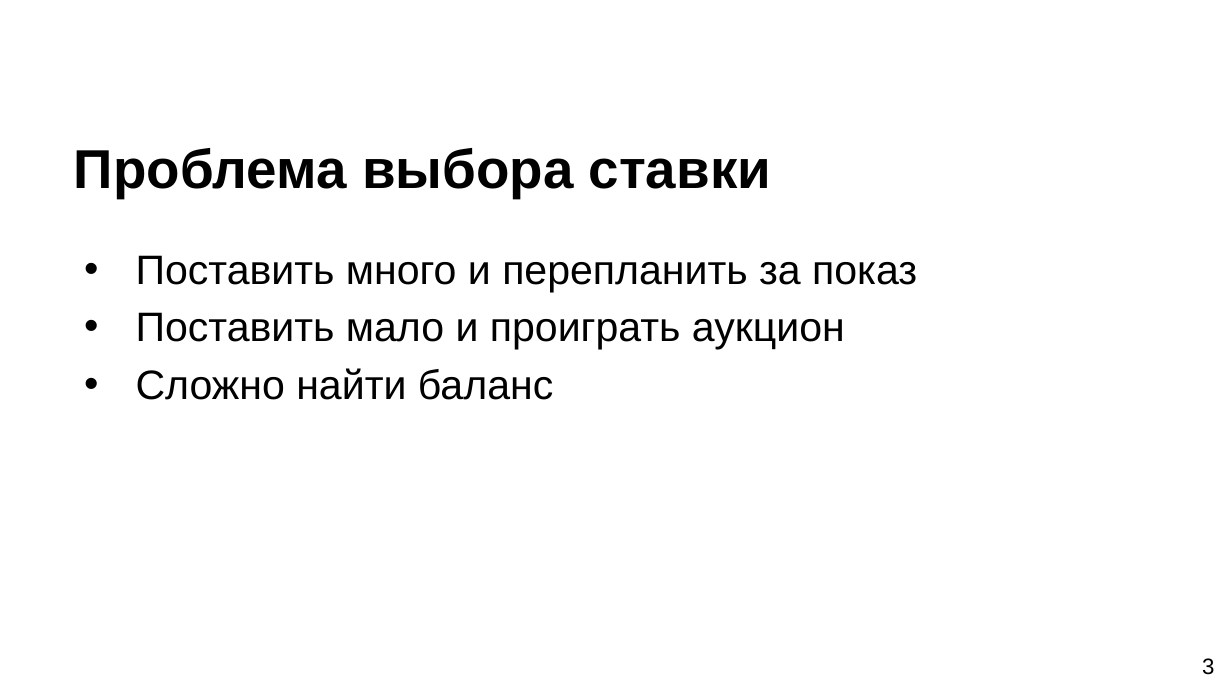
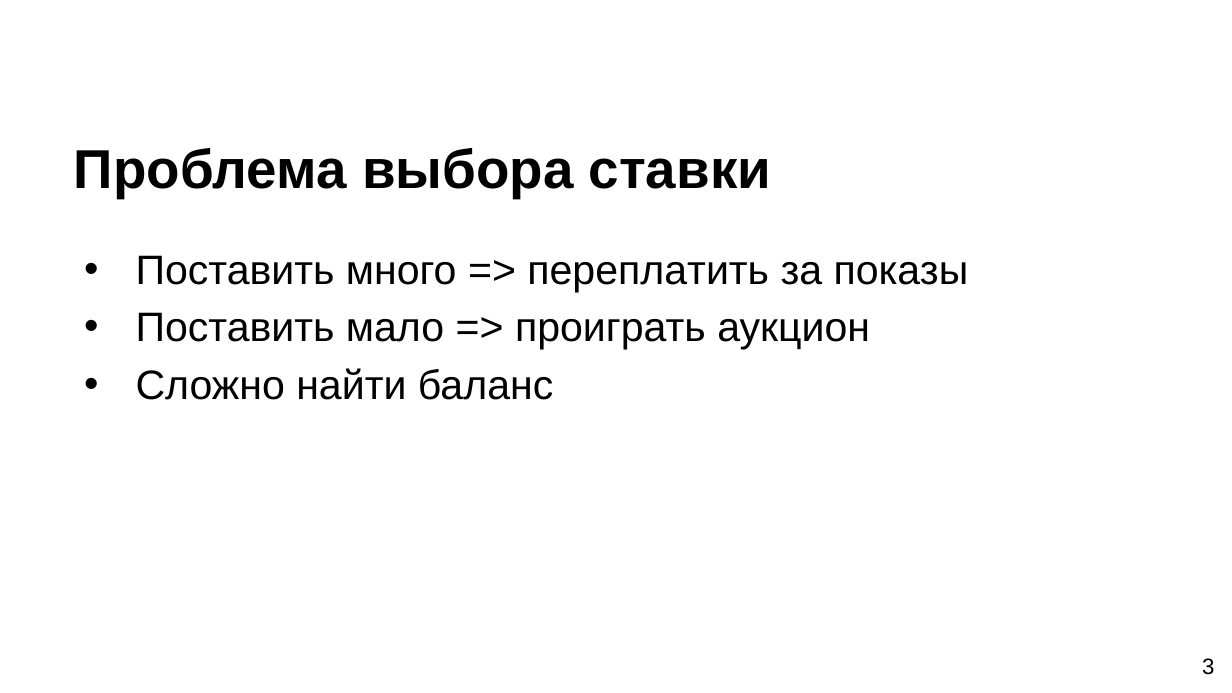
Before and after one commit to SerTelnov/landscape-forecasting, a slide deck: slide 3 of stuff/docs/2020-pps-forecasting.pptx. Drawn at 1232x693 pixels with LibreOffice and Linux fonts; fonts in the diff are those of the drawing; background and template pictures are left out. Boxes give left, top, right and bottom in pixels: in the first picture for what was removed or moved away, otherwise in the second. Text is boxed around its words. In the diff, an @@ line names an element or a change of style, - is before the commit and + after.

```diff
--- a/stuff/docs/2020-pps-forecasting.pptx
+++ b/stuff/docs/2020-pps-forecasting.pptx
@@ text at [136, 255, 969, 350]: text changed @@
-• Поставить много и перепланить за показ
-• Поставить мало и проиграть аукцион
+• Поставить много => переплатить за показы
+• Поставить мало => проиграть аукцион
```
Also in this commit, not shown: 9 other slides changed, 1 slide added, 3 slides removed, 6 other files.
